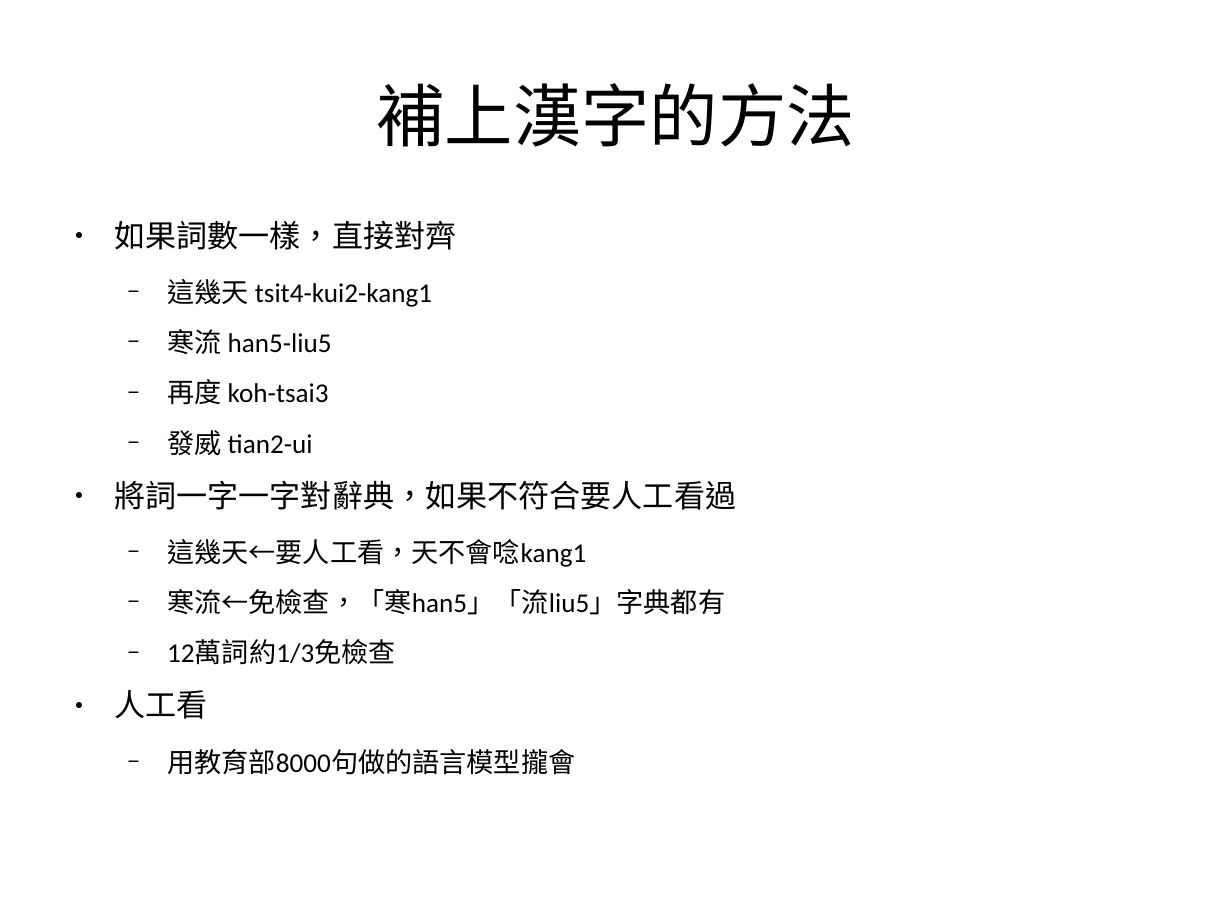
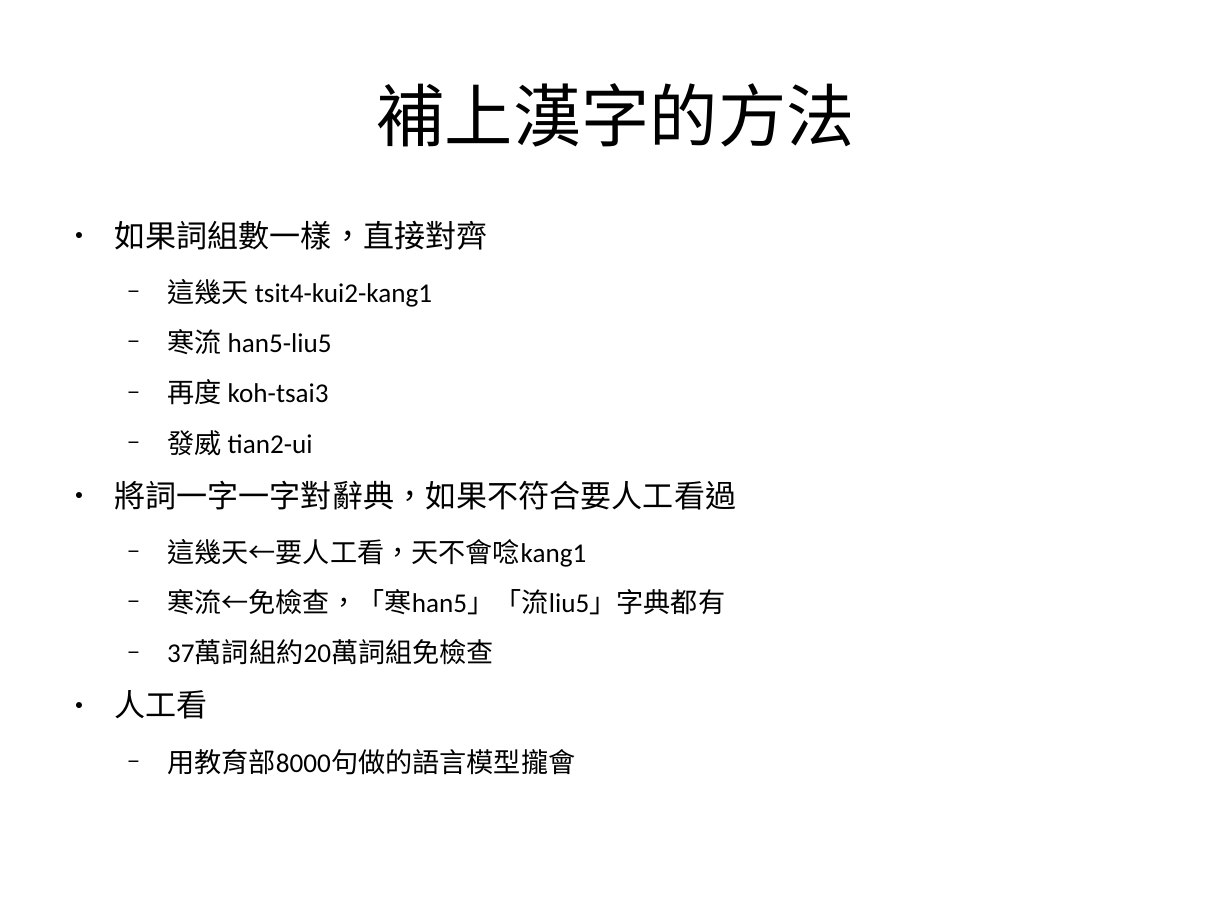
Before and after one commit to sih4sing5hong5/po3-ko3_tau5-iann2-phinn3, a slide deck: slide 11 of 翻譯報告.odp. Drawn at 1232x924 pixels with LibreOffice and Linux fonts; fonts in the diff are those of the drawing. Boxes give left, top, right and bottom in pixels: in the first picture for what was removed or moved away, otherwise in the second. Text is boxed around its words. In the diff, an @@ line names an element or a change of style, - is before the commit and + after.

```diff
--- a/翻譯報告.odp
+++ b/翻譯報告.odp
@@ text at (114,221,487,250): text changed @@
-● 如果詞數一樣，直接對齊
+● 如果詞組數一樣，直接對齊
@@ text at (167,640,494,665): text changed @@
-  − 12萬詞約1/3免檢查
+  − 37萬詞組約20萬詞組免檢查
```
Also in this commit, not shown: 1 other slide changed, 3 slides added, 2 slides removed.
